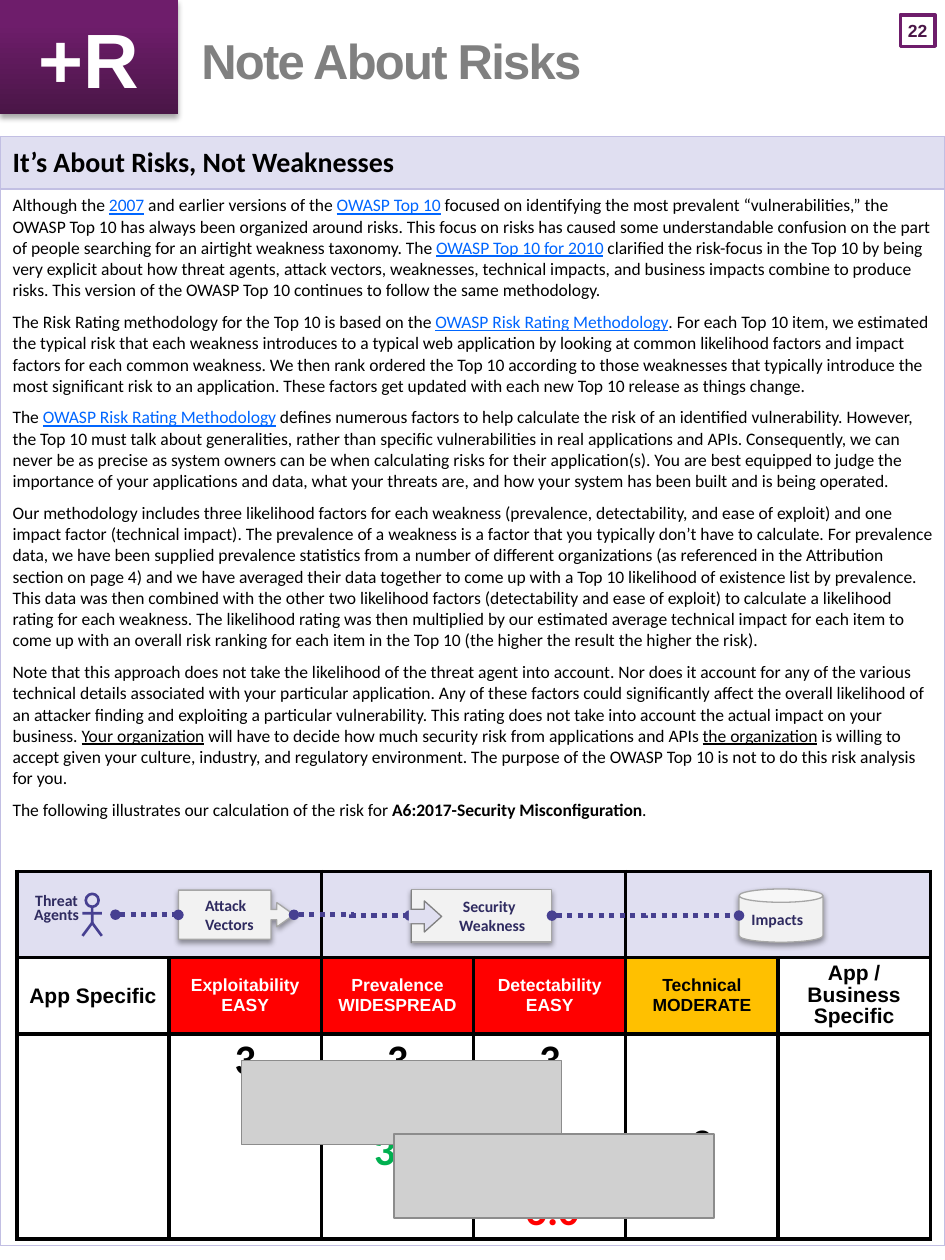
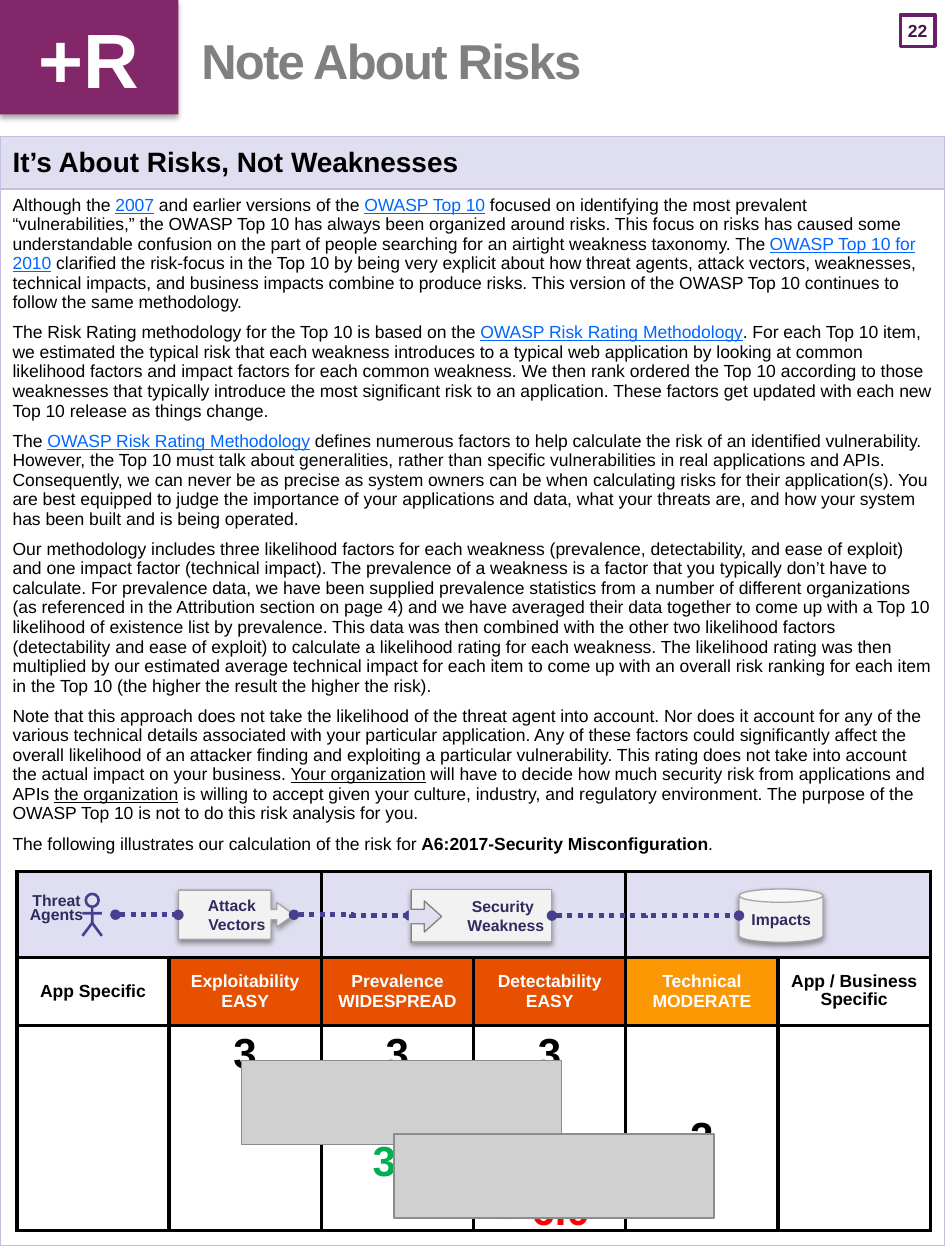
Before and after one commit to OWASP/Top10, a slide deck: slide 23 of 2017/OWASP Top 10 2017 GM (en).pptx. Drawn at 945x1260 pixels with LibreOffice and Linux fonts; fonts in the diff are those of the drawing; grey boxes stand for pictures. Boxes give left, top, right and bottom in pixels: in the first picture for what was removed or moved away, otherwise in the second. Text is boxed around its words. In the diff, an @@ line names an element or a change of style, - is before the commit and + after.

```diff
--- a/2017/OWASP Top 10 2017 GM (en).pptx
+++ b/2017/OWASP Top 10 2017 GM (en).pptx
@@ text "+R" at <box>0,0,179,115</box>: fill gradient #4A1647 to #6D1D6B to #83276B @@
@@ table at <box>0,136,945,1245</box> @@
@@ font Calibri to Arial @@
@@ table at <box>16,872,931,1231</box> @@
@@ fill #FF0000 to #E65000 in 3 cells @@
@@ fill #FFC000 to #FC9803 in row 2, column 5 @@
@@ size 12 to 10 pt in "App Specific", "App / Business Specific" @@
@@ text colour #000000 to #FFFFFF in "Technical", "MODERATE" @@
@@ font Calibri to Arial in "3", "3", "Average= 3.0", "3" and 2 more places @@
@@ font Calibri to Arial in 5 elements at <box>532,1217,590,1234</box>, <box>740,890,824,942</box>, <box>179,891,295,940</box>, <box>411,890,552,942</box>, <box>30,894,83,924</box> @@
```
Also in this commit, not shown: 25 other slides changed, 2 other files.
